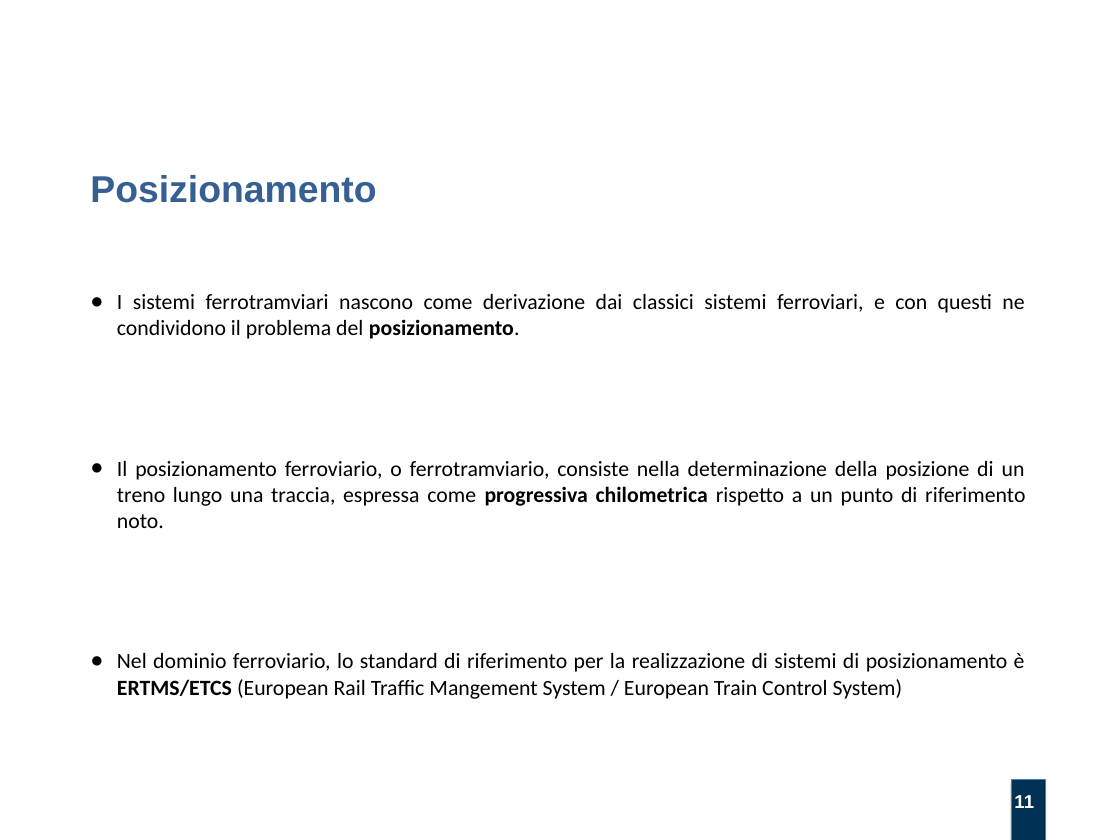
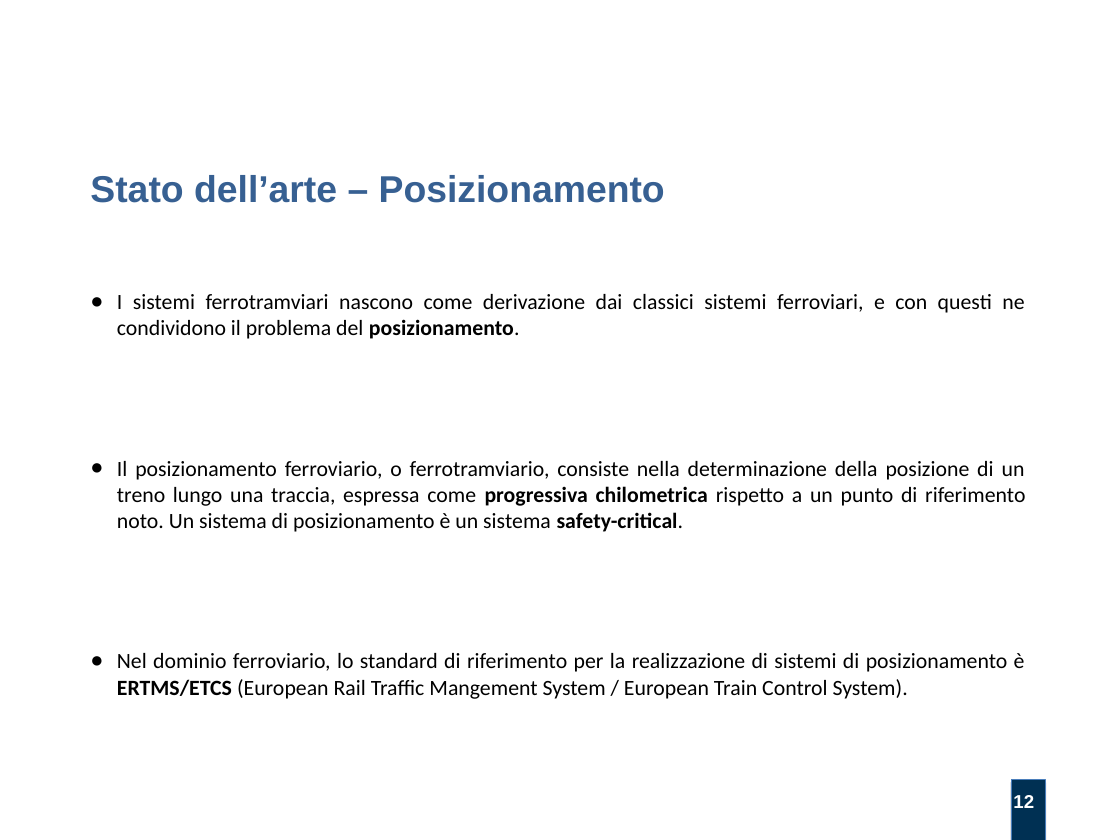
Before and after one commit to alexfoglia1/thesis, a slide deck: slide 12 of Slides/slides.odp (slide 11 before the commit). Drawn at 1120x840 pixels with LibreOffice and Linux fonts; fonts in the diff are those of the drawing; background and template pictures are left out. Boxes give left, top, right and bottom in pixels: in the first picture for what was removed or moved away, otherwise in the second. Text is boxed around its words. In the diff, an @@ line names an element or a change of style, - is before the commit and + after.

Commit message:
fatte slide fino a inizio descrizione sistema

```diff
--- a/Slides/slides.odp
+++ b/Slides/slides.odp
@@ text at [90,175,665,203]: text changed @@
-Posizionamento
+Stato dell’arte – Posizionamento
@@ text at [117,461,1025,699]: text changed @@
-● Il posizionamento ferroviario, o ferrotramviario, consiste nella determinazione della posizione di un treno lungo una traccia, espressa come progressiva chilometrica rispetto a un punto di riferimento noto.
-● Nel dominio ferroviario, lo standard di riferimento per la realizzazione di sistemi di posizionamento è ERTMS/ETCS (European Rail Traffic Mangement System / European Train Control System)
+● Il posizionamento ferroviario, o ferrotramviario, consiste nella determinazione della posizione di un treno lungo una traccia, espressa come progressiva chilometrica rispetto a un punto di riferimento noto. Un sistema di posizionamento è un sistema safety-critical.
+● Nel dominio ferroviario, lo standard di riferimento per la realizzazione di sistemi di posizionamento è ERTMS/ETCS (European Rail Traffic Mangement System / European Train Control System).
@@ page number at [1013,795,1034,808]: text changed @@
-11
+12
```
Also in this commit, not shown: 3 other slides changed, 4 slides added, 2 other files.
